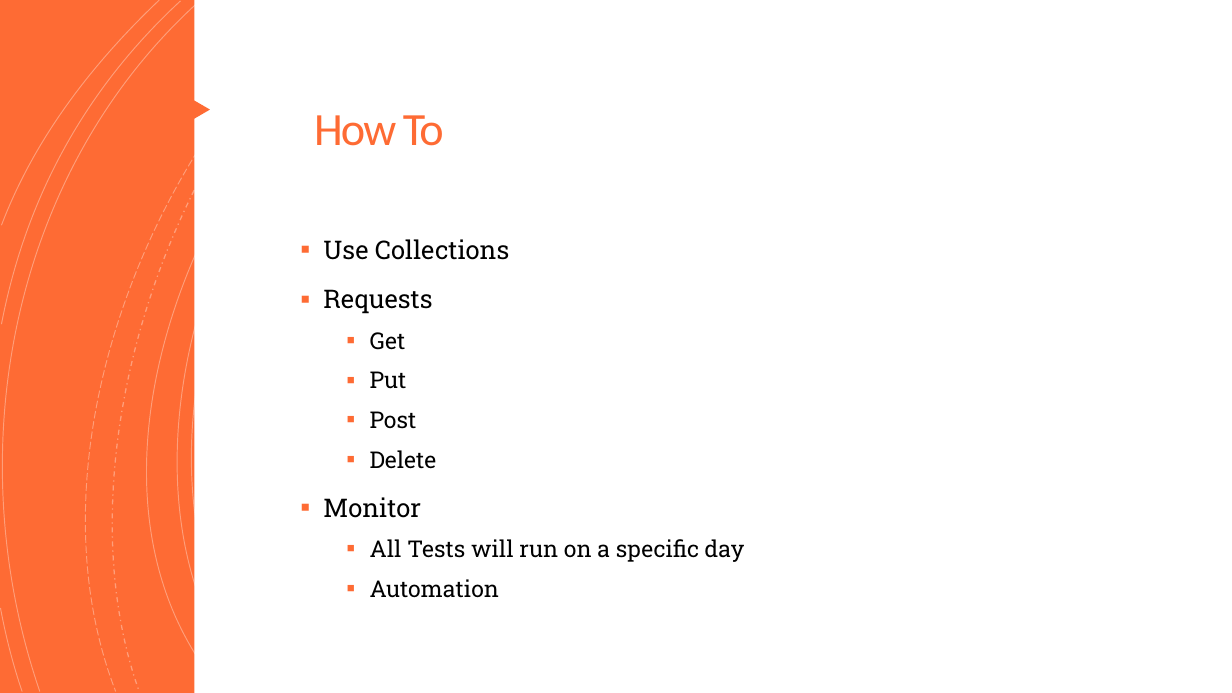
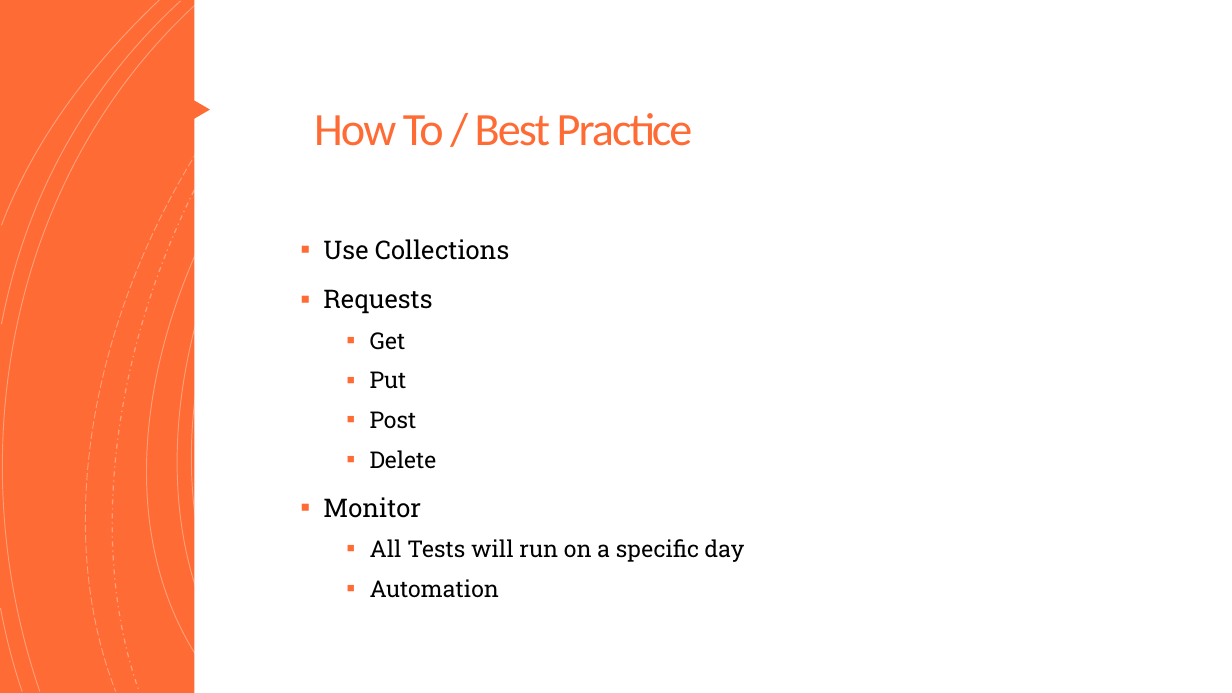
Before and after one commit to TheLordXII/E-PortfolioPostman, a slide deck: slide 5 of presentation/E-Portfolio.pptx. Drawn at 1232x693 pixels with LibreOffice and Linux fonts; fonts in the diff are those of the drawing. Boxes give left, top, right and bottom in pixels: in the first picture for what was removed or moved away, otherwise in the second. Text is boxed around its words. In the diff, an @@ line names an element or a change of style, - is before the commit and + after.

```diff
--- a/presentation/E-Portfolio.pptx
+++ b/presentation/E-Portfolio.pptx
@@ title at bbox=[314, 113, 693, 146]: text changed @@
-How To
+How To / Best Practice
```
Also in this commit, not shown: 1 other slide changed, 1 other file.
